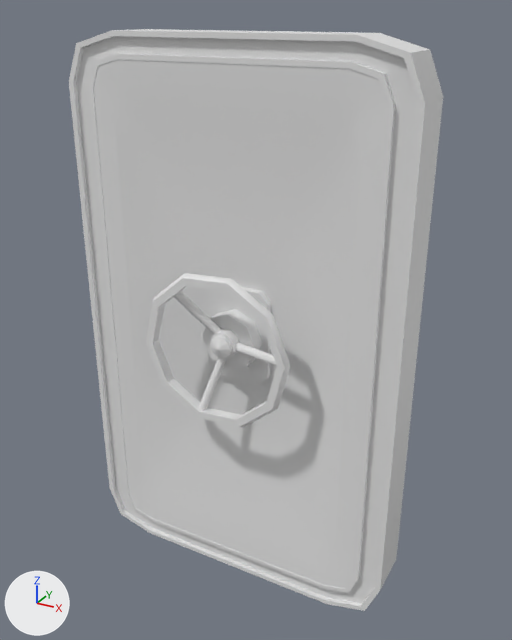
The FBX model Assets/Art/Models/Wheel Door.fbx: old version first, new version second.
Both versions are drawn from a 50 mm camera at (1.76, 0.47, 2.41) aimed at (0.45, 2.85, 1.22). Every picture has the same lights, and +X, +Y and +Z are marked at lower left. Where no turn or scale is listed for an object, it has been applied to the vertices.

The first picture shows 'Wheel Door', 'Wheel Door Handle', 'Wheel Door Rim'.
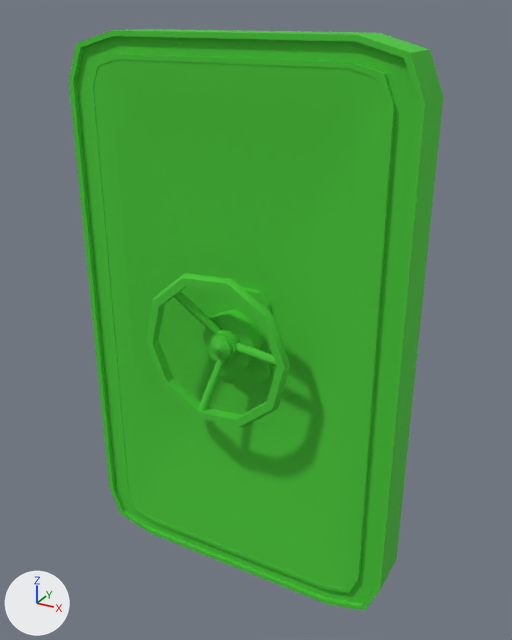
The newer file is also turned or shifted as a whole; pictures and numbers use the older file's frame.

What the commit changed:
Material 'Material #39' (mat_material__39) is new.
Its base color is (0.0619, 0.586, 0.0342) (green #46c934).
Its roughness is 0.859.
me_mesh_001 has 172 vertices, 284 faces and spans x -0.01..1.19, y -0.22..0.1, z -1.07..1.07.
me_mesh_001 now uses material mat_material__39 (green #46c934).
me_mesh has 288 vertices, 504 faces and spans x -0.72..0.72, y -0.09..0.14, z 0.0..2.34.
me_mesh now uses material mat_material__39 (green #46c934).
me_mesh_002 has 139 vertices, 114 faces and spans x -0.335..0.335, y -0.07..0.07, z -0.326..0.326.
me_mesh_002 now uses material mat_material__39 (green #46c934).

Where the change shows, as pixel boxes [x1, y1, x2, y2] in the pictures (512 x 640 px):
'Wheel Door', recoloured (grey to green): [93, 59, 386, 588] in both
'Wheel Door Rim', recoloured (grey to green): [69, 29, 443, 611] in both
'Wheel Door Handle', recoloured (grey to green): [146, 273, 290, 428] in both
